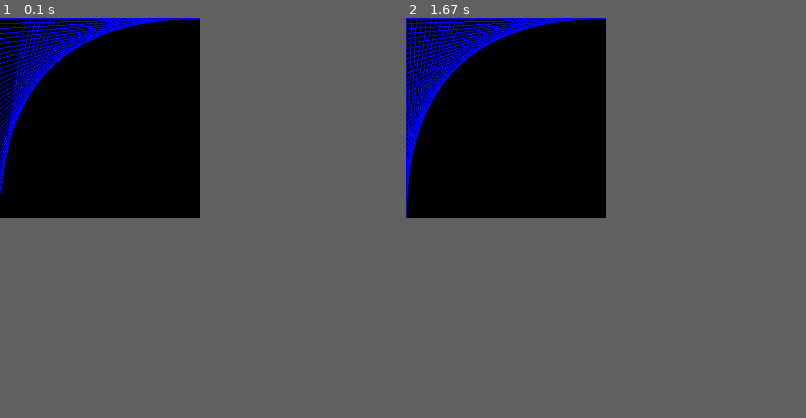
Above: before the commit, frames 1-2 (left to right).
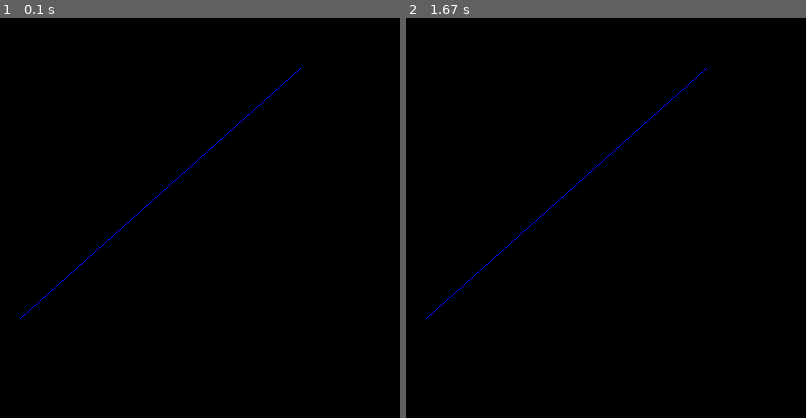
Above: after the commit, the same moments.

Repository: phatboyle/programs
Game: pygame game, started from line.py
Same seed, same stepped clock (60 frames per second), same inputs: the game is played once before the commit and once after it.
Inputs:
- Up to frame 1 (0.1 s): no input
- Up to frame 2 (1.67 s): no input
In our replay, the window is 200x200 before the commit and 400x400 after it. These sizes can differ from the game's own. Grey fills any space a smaller window leaves; there, only what the larger window draws over its background counts as a difference.

The runs differ from the first frame. In frame 1, 2.4% of the frame differs, in the area x 0-76%, y 0-76%; in frame 2, 2.8%.

Commit message:
adding new files and updates

Diff:
--- a/graphics/bouncing_ball.py
+++ b/graphics/bouncing_ball.py
@@ -166,13 +166,13 @@
 pygame.init()
 
 # Create an 800x600 sized screen
-screen_width = 800
-screen_height = 600
+screen_width = 400
+screen_height = 400
 
 screen = pygame.display.set_mode([screen_width, screen_height])
 
 # Set the title of the window
-pygame.display.set_caption('Pong')
+pygame.display.set_caption('Pong2')
 
 # Create a surface we can draw on
 background = pygame.Surface(screen.get_size())
--- a/line.py
+++ b/line.py
@@ -2,9 +2,9 @@
 
 x=0
 y=0
-n=5
-screenWidth=200
-screenHeight=200
+n=4
+screenWidth=400
+screenHeight=400
 blue = (0,0,255)
 white = (255,255,255)
 red = (255,0,0)
@@ -16,15 +16,18 @@
 screen = pygame.display.set_mode((screenWidth, screenHeight))
 screen.fill(black)
 
-while x <= screenWidth:
-    pygame.draw.line(screen, blue, (screenWidth-x, 0), (0, y))
-    #pygame.draw.line(screen, red, (0, y), (0+x, screenHeight))
-    #pygame.draw.line(screen, test, (0+x, screenHeight), (screenWidth, screenHeight-y))
-    #pygame.draw.line(screen, white, (screenWidth, screenHeight-y), (screenWidth-x, 0))
-    x=x+n
-    y=y+n
-	#    print("x,y",400-x,0,0,y)
-    pygame.display.flip()
+pygame.draw.line(screen, blue, (300, 50), (20, 300))
+
+
+#while x <= screenWidth:
+#    pygame.draw.line(screen, blue, (screenWidth-x, 0), (0, y))
+#    pygame.draw.line(screen, red, (0, y), (0+x, screenHeight))
+#    pygame.draw.line(screen, test, (0+x, screenHeight), (screenWidth, screenHeight-y))
+#    pygame.draw.line(screen, white, (screenWidth, screenHeight-y), (screenWidth-x, 0))
+#    x=x+n
+#    y=y+n
+	#    print("x,y",400-x,0,0,y
+pygame.display.flip()
 
 while True:
     event = pygame.event.poll()
--- /dev/null
+++ b/r_math2.py
@@ -0,0 +1,46 @@
+import random
+import easygui
+# next step is to reduce all the duplicated code
+# start
+e='yes'
+while e=='yes':
+	# creates box with buttons
+    a=easygui.buttonbox("which level of difficulty would you like?",
+              choices=['easy', 'hard'] )
+    # if a=easy...
+    if a=='easy':
+    # makes a random number between 1 and 10
+        b=random.randint(1,10)
+        c=random.randint(1,10)
+        # asks math problem
+        print"what is "+str(b)+"+"+str(c)
+        # takes in user answer
+        d=raw_input("")
+        # makes a variable
+        e=c+b
+        # checks user answer
+        if d==str(e):
+        # says if user answer is right or wrong
+            print"you are correct"
+        else:
+            print"nope"
+         # if a=hard...
+    elif a=='hard':
+		# makes a random number between 10 and 20
+        b=random.randint(10,20)
+        c=random.randint(10,20)
+        # asks math problem
+        print"what is "+str(b)+"+"+str(c)
+        # takes in user answer
+        d=raw_input("")
+        # makes a variable
+        e=c+b
+        # checks user answer
+        if d==str(e):
+            # says if user answer is right or wrong
+            print"you are correct"
+        else:
+            print"nope"
+            # start over
+    print"do you want to play again yes or no"
+    e=raw_input("")
--- /dev/null
+++ b/rocket.py
@@ -0,0 +1,9 @@
+import time
+j = int(raw_input("countdown timer: how many seconds?  "))
+for i in range(j,0, -1):
+    print i,
+    for k in range(i,0, -1):
+        print "*",
+        time.sleep(.15)
+    print
+print"blast of"
Binary file added: graphics/ryanbird.png
Binary file added: graphics/ryanbird2.png
Not shown, added: Hello_World!_Compute.pdf.zip
Not shown, added: graphics/boxes.pyc
